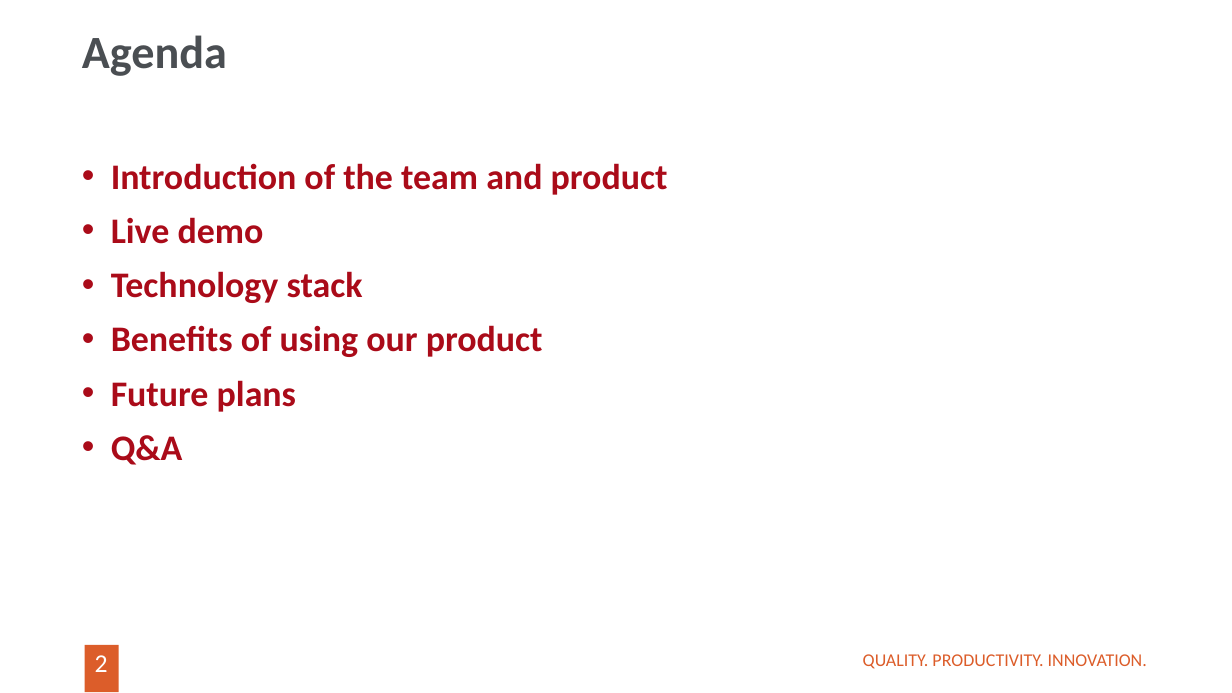
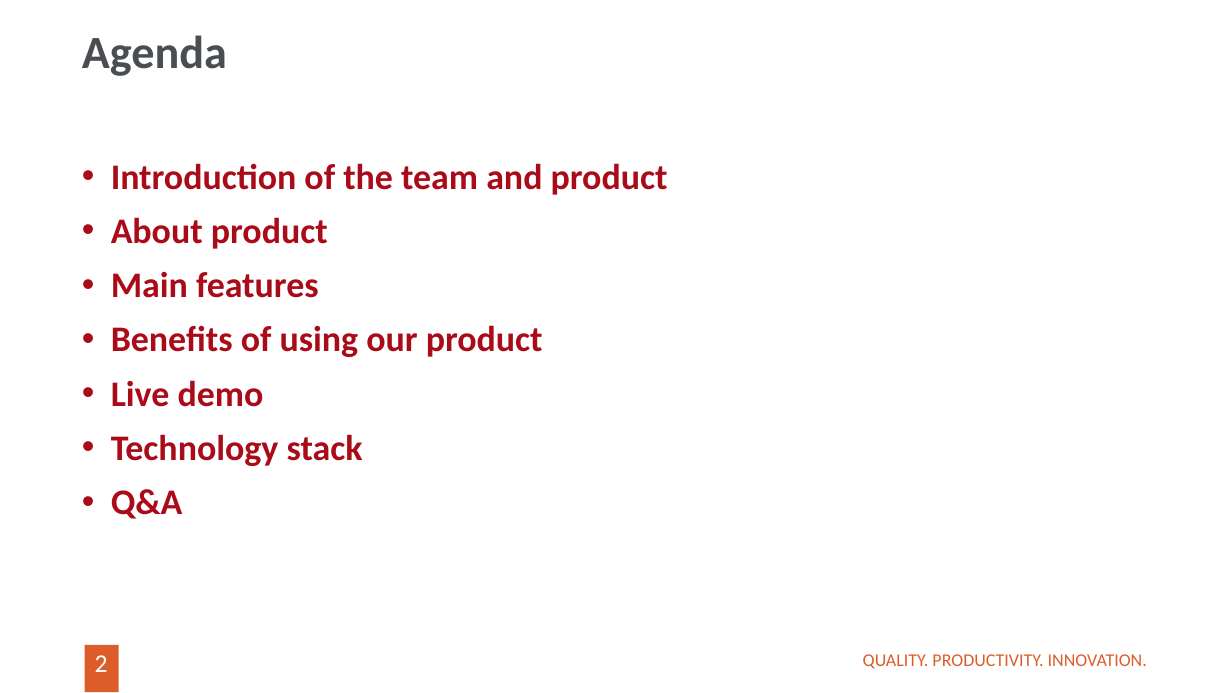
Before and after one commit to kvatrom/tarapana, a slide deck: slide 2 of Tarapana/presentation/Endava Social Analyzer V2.0.pptx. Drawn at 1232x693 pixels with LibreOffice and Linux fonts; fonts in the diff are those of the drawing; background and template pictures are left out. Boxes give left, top, right and bottom in pixels: in the first picture for what was removed or moved away, otherwise in the second. Text is boxed around its words. In the diff, an @@ line names an element or a change of style, - is before the commit and + after.

```diff
--- a/Tarapana/presentation/Endava Social Analyzer V2.0.pptx
+++ b/Tarapana/presentation/Endava Social Analyzer V2.0.pptx
@@ text at (111,217,543,357): paragraphs added @@
+• About product
+• Main features
+• Benefits of using our product
@@ text at (111,325,543,412): paragraphs removed @@
-• Benefits of using our product
-• Future plans
```
Also in this commit, not shown: 5 other slides changed.
